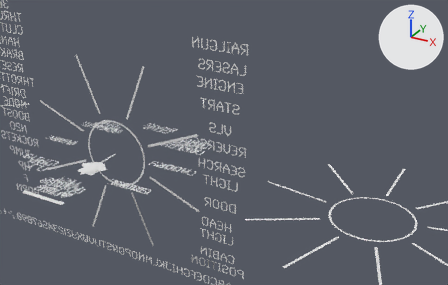
Before and after pictures for a commit that changed the FBX model SF-1/Models/MFD/MFD.fbx.
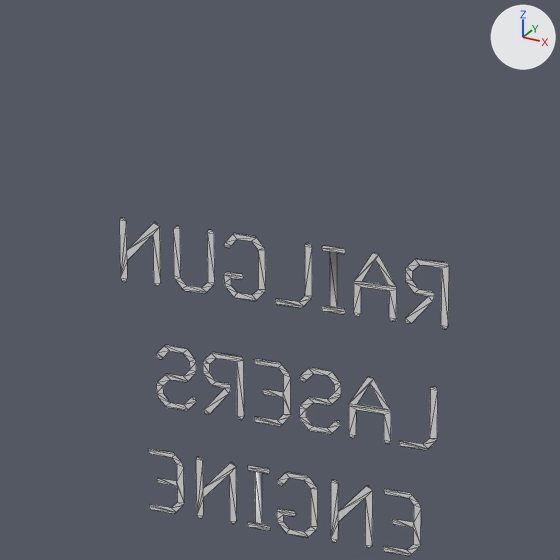
There are two pictures of each version: one from a 50 mm camera at (1.186, -0.849, 2.497) aimed at (0.754, -0.063, 2.105), one close up on the part from 38% to 60% of the width and 0% to 33% of the height. Lighting does not change. The marker at upper right points along +X, +Y and +Z. The close-ups show mesh edges as thin lines. Where no turn or scale is listed for an object, it has been applied to the vertices.

Script lines for the objects in view, before the commit:
```python
me_text_023 = bpy.data.meshes.new('Text.023')
me_text_023.from_pydata(...)  # 189 vertices, 177 faces; spans x -0.0549..0.0471, y 0.0, z -0.0086..0.0096
me_text_025 = bpy.data.meshes.new('Text.025')
me_text_025.from_pydata(...)  # 315 vertices, 295 faces; spans x -0.0451..0.0416, y 0.0, z -0.0298..0.0259
me_text_028 = bpy.data.meshes.new('Text.028')
me_text_028.from_pydata(...)  # 210 vertices, 200 faces; spans x -0.0422..0.0459, y 0.0, z -0.009..0.0092
ob_mfd_enginestart = bpy.data.objects.new('MFD_ENGINESTART', me_text_025)
ob_mfd_enginestart.location = (0.7126, 0.0, 2.1576)
ob_mfd_lasers = bpy.data.objects.new('MFD_LASERS', me_text_028)
ob_mfd_lasers.location = (0.7129, 0.0, 2.2052)
ob_mfd_railgun = bpy.data.objects.new('MFD_RAILGUN', me_text_023)
ob_mfd_railgun.location = (0.7145, 0.0, 2.2392)
```
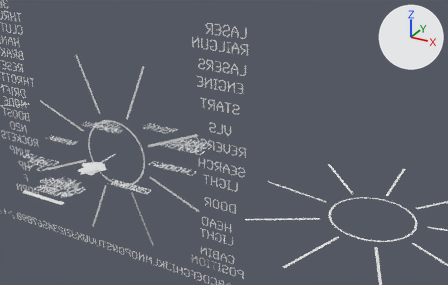
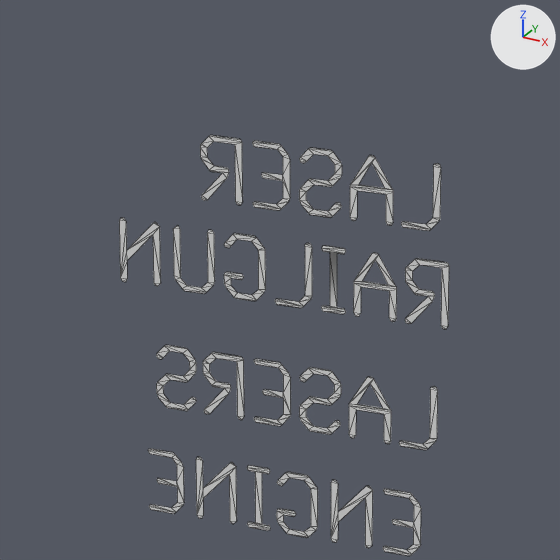
Boxes (x1, y1, x2, y2) around the edits, measured in the close-ups (560 x 560 px):
'MFD_LASER', added: after (200, 135, 441, 231)

Edits to the bpy script that builds the scene:
```text
Add me_text_041:
    me_text_041.from_pydata(...)  # 162 vertices, 154 faces; spans x -0.0348..0.0382, y 0.0, z -0.009..0.0092
Add ob_mfd_laser:
    ob_mfd_laser = bpy.data.objects.new('MFD_LASER', me_text_041)
    ob_mfd_laser.location = (0.7206, 0.0, 2.2656)
```
